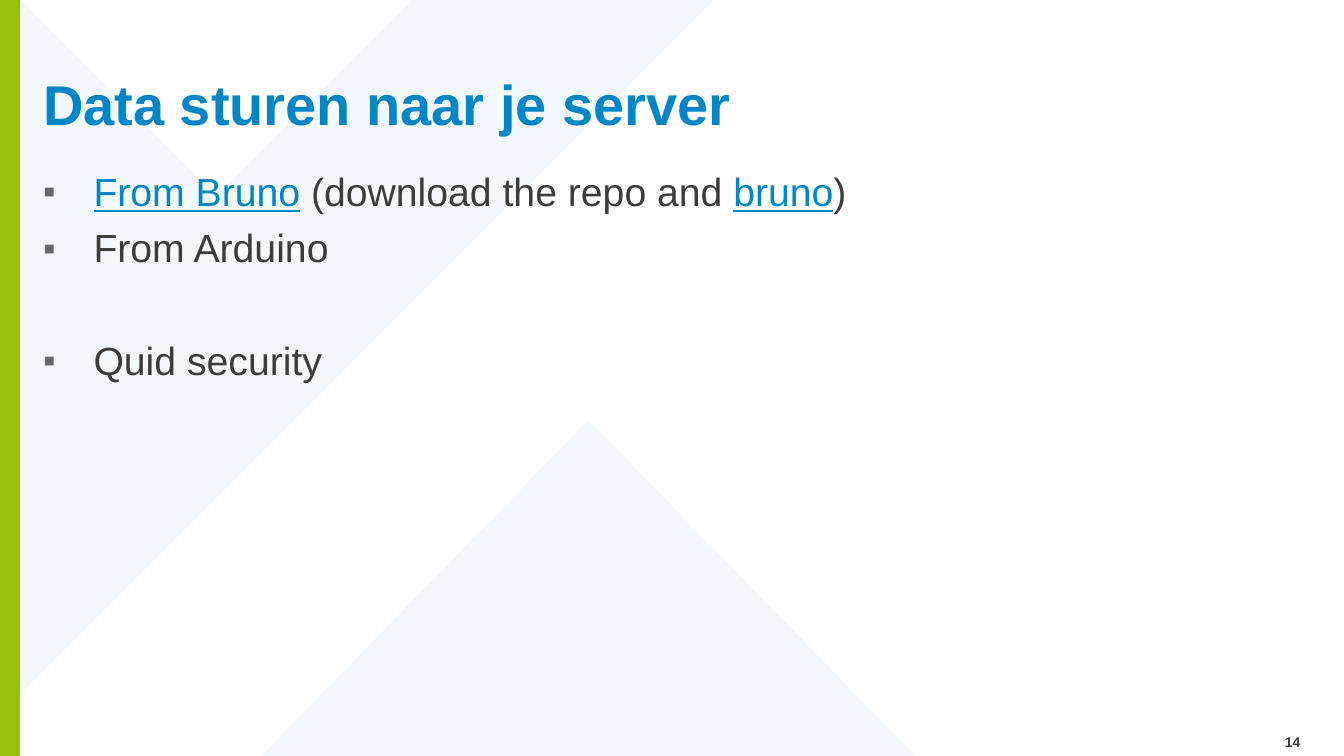
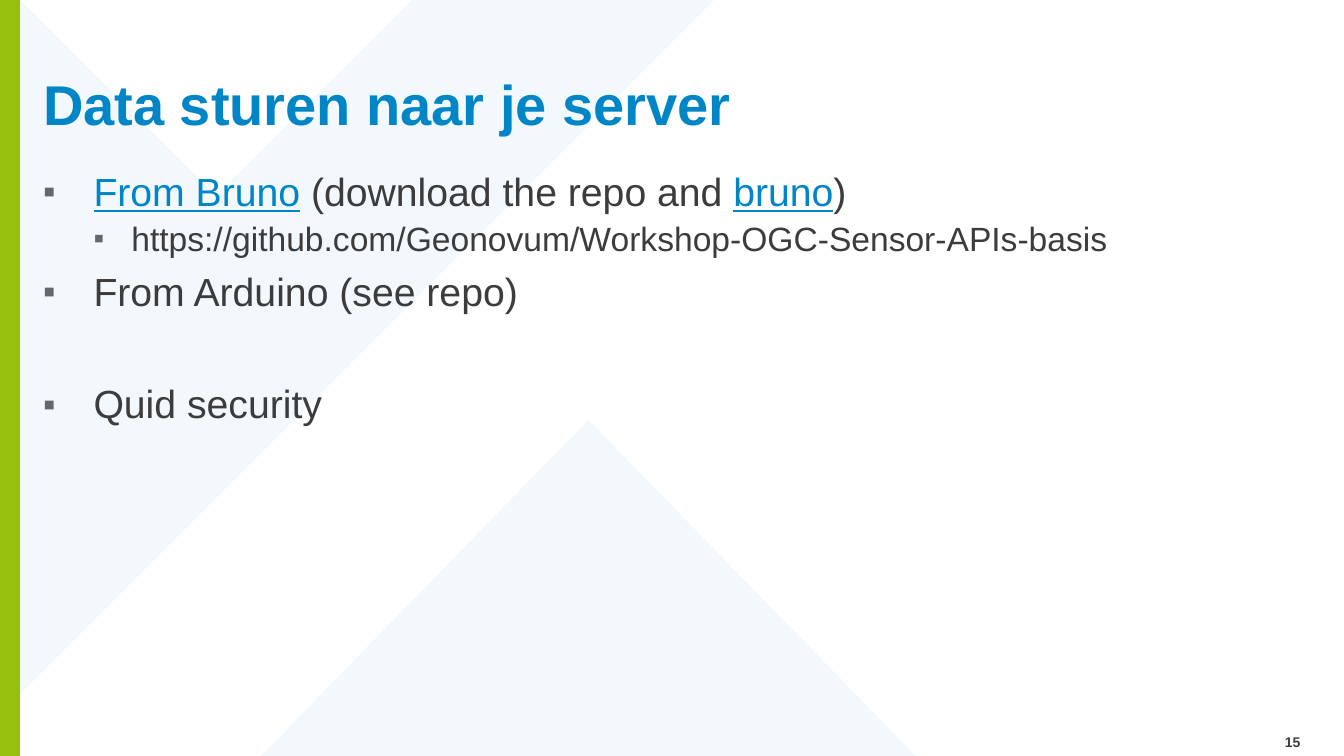
Before and after one commit to Geonovum/Workshop-OGC-Sensor-APIs-basis, a slide deck: slide 15 of Presentatie/SensorThingsAPI_AbInitio.pptx (slide 14 before the commit). Drawn at 1344x756 pixels with LibreOffice and Linux fonts; fonts in the diff are those of the drawing; background and template pictures are left out. Boxes give left, top, right and bottom in pixels: in the first picture for what was removed or moved away, otherwise in the second. Text is boxed around its words. In the diff, an @@ line names an element or a change of style, - is before the commit and + after.

```diff
--- a/Presentatie/SensorThingsAPI_AbInitio.pptx
+++ b/Presentatie/SensorThingsAPI_AbInitio.pptx
@@ text at box(94, 226, 1107, 314): text changed; size 28 to 24 pt @@
-▪ From Arduino
+  ▪ https://github.com/Geonovum/Workshop-OGC-Sensor-APIs-basis
+▪ From Arduino (see repo)
@@ page number at box(1285, 737, 1301, 747): text changed @@
-14
+15
```
Also in this commit, not shown: 9 other slides changed, 1 slide added, 5 other files.
